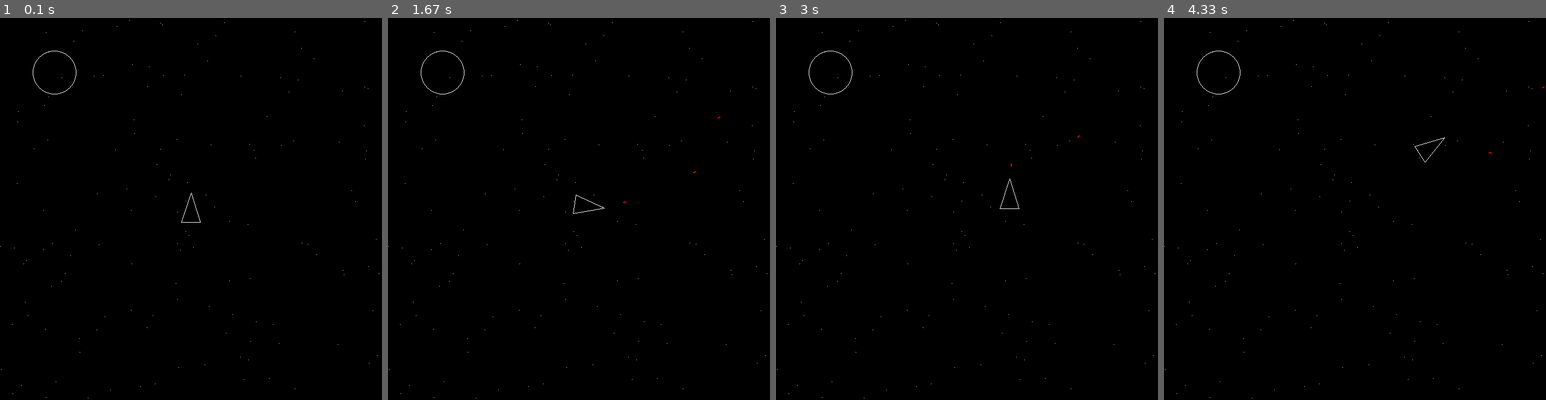
Above: before the commit, frames 1-4 (left to right).
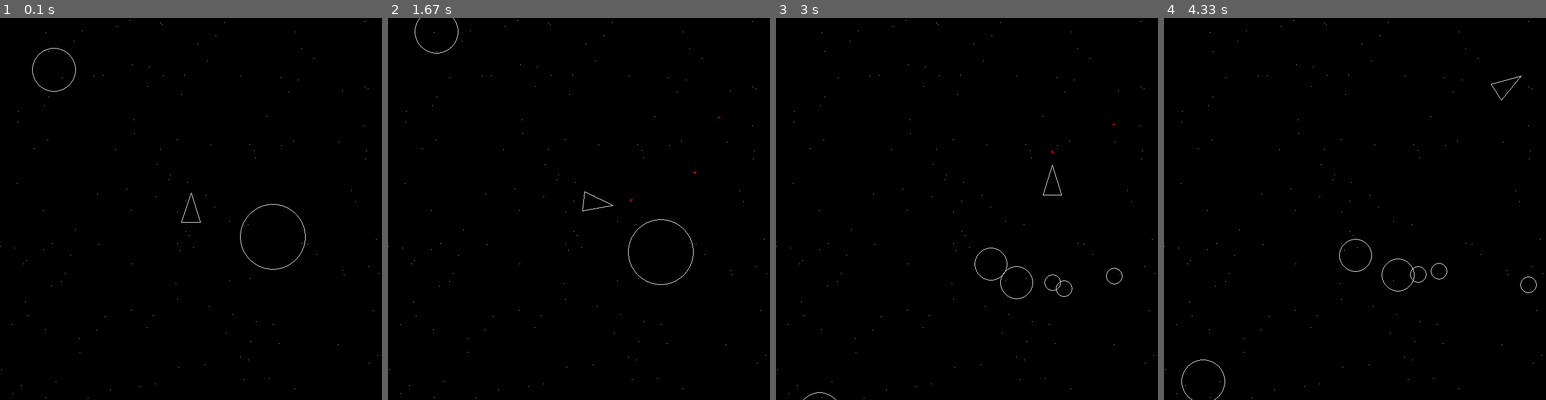
Above: after the commit, the same moments.

Repository: paulmouzas/pygame-playground
Game: pygame game, started from spaceship.py
Two runs of this game, one before a commit and one after it. Both use one fixed random seed, a clock stepped at 60 frames per second and the inputs below. The source is Python 2; it was converted automatically to run under Python 3.
Inputs:
- Up to frame 1 (0.1 s): no input
- Up to frame 2 (1.67 s): tap Space at 0.33, 0.73, 1.03, 1.23, 1.57 s; hold Right 0.67-1.13 s; hold Up 1.17-1.47 s; hold Right from 1.5 s (still down)
- Up to frame 3 (3 s): tap Space at 1.87, 2.07, 2.37, 2.63, 2.93 s; release Right at 1.97 s; hold Left 2-2.53 s; hold Left 2.57-2.97 s
- Up to frame 4 (4.33 s): hold Up 3-3.37 s; tap Space at 3.07, 3.47, 3.77, 4.13 s; hold Right 3.4-4.03 s; hold Left from 4.07 s (still down)

The runs differ from the first frame. In frame 1, 0.2% of the frame differs, in the area x 8-80%, y 7-66%; in frame 2, 0.2%; in frame 3, 0.2%; in frame 4, 0.3%, in the area x 4-100%, y 8-100%.

Commit message:
make asteroids explode upon collision with bullet

Diff:
--- a/spaceship.py
+++ b/spaceship.py
@@ -18,8 +18,7 @@
 def bullet_hit_asteroid(asteroid, bullet):
     # asteroid  => (x, y, r)
     # bullet    => (angle, x, y)
-
-    a_x, a_y, a_r = asteroid
+    a_x, a_y, a_r, _, _ = asteroid
 
     b_a, b_x, b_y = bullet
 
@@ -40,25 +39,37 @@
 
     return (angle, length)
 
-def draw_asteroid(x, y, r):
-    pygame.draw.circle(screen, white, (x, y), r, 1)
-
-def explode_asteroid(x, y, r):
+def draw_asteroid(a):
+    a[0] %= 760
+    a[1] %= 760
+    pygame.draw.circle(screen, white, (int(a[0]), int(a[1])), a[2], 1)
+
+def explode_asteroid(a):
     # this function will take the position and radius of an asteroid and return
     # the points and radii of three smaller asteroids
 
-    diff = r / 2
-    new_r = r / 3
-
-    angle1 = math.pi * 3 / 4
-    angle2 = math.pi / 4
-    angle3 = math.pi * 5 / 4
-
-    x1, y1 = int(math.cos(angle1) * diff + x), int(math.sin(angle1) * diff + y)
-    x2, y2 = int(math.cos(angle2) * diff + x), int(math.sin(angle2) * diff + y)
-    x3, y3 = int(math.cos(angle3) * diff + x), int(math.sin(angle2) * diff + y)
-
-    return (x1, y1, new_r), (x2, y2, new_r), (x3, y3, new_r)
+    x, y, r, angle, speed = a
+
+    # this will be how far away from the center the exploded asteroids will be
+    diff = r * 1.3
+    # make the new size for the asteroids half as big
+    new_r = r / 2
+
+    # set a random angle and speed
+    angle_1 = random.random() * (math.pi * 2)
+    speed_1 = random.random() * .5
+
+    angle_2 = random.random() * (math.pi * 2)
+    speed_2 = random.random() * .5
+
+    angle_3 = random.random() * (math.pi * 2)
+    speed_3 = random.random() * .5
+
+    x1, y1 = int(math.cos(angle_1) * diff + x), int(math.sin(angle_1) * diff + y)
+    x2, y2 = int(math.cos(angle_2) * diff + x), int(math.sin(angle_2) * diff + y)
+    x3, y3 = int(math.cos(angle_3) * diff + x), int(math.sin(angle_3) * diff + y)
+
+    return [x1, y1, new_r, angle_1, speed_1], [x2, y2, new_r, angle_2, speed_2], [x3, y3, new_r, angle_3, speed_3]
 
 
 def draw_spaceship(x, y, angle):
@@ -85,10 +96,13 @@
 thrust = 0
 max_speed = 12
 
-
 asteroids = []
-asteroid = (100, 100, 40)
+
+# asteroid -> (x, y, raidus, angle, speed)
+asteroid = [100, 100, 40, math.pi * 6 / 11, .5]
+asteroid2 = [500, 400, 60, math.pi * 3 / 2, .2]
 asteroids.append(asteroid)
+asteroids.append(asteroid2)
 
 stars = [(random.randint(0, 699), random.randint(0, 699)) for x in range(140)]
 
@@ -107,7 +121,7 @@
             elif event.key == pygame.K_RIGHT:
                 angle_change = -.03
             elif event.key == pygame.K_UP:
-                thrust = .02
+                thrust = .04
             elif event.key == pygame.K_SPACE:
                 bullet_angle = angle
                 # adjust the position of the bullet so that it is comming
@@ -123,7 +137,6 @@
             elif event.key == pygame.K_UP:
                 thrust = 0
 
-
     screen.fill(black)
 
     # draw the bullets
@@ -172,18 +185,42 @@
     # make the spaceship appear on the other side of the it goes beyond the
     # screen
 
+    # make the spaceship appear on the other side if it goes beyond the screen
     x %= 760
     y %= 760
 
     for a in asteroids:
-        # unpack the tuple (x, y, r)
-        a_x, a_y, a_r = a
-        draw_asteroid(a_x, a_y, a_r)
-
+        # asteroid -> [x, y, r, angle, speed]
+
+
+        # update the positions of the asteroids
+        a[0] += math.cos(a[3]) * a[4]
+        a[1] -= math.sin(a[3]) * a[4]
+
+        draw_asteroid(a)
+
+
+    # check for bullets hitting asteroid
+    asteroids_copy = asteroids[:]
+    bullets_copy = bullets[:]
     for b in bullets:
-        if bullet_hit_asteroid(asteroid, b):
-            print 'HIT!'
-
+        for a in asteroids:
+            if bullet_hit_asteroid(a, b):
+                # remove all asteroids smaller than 10
+                if a[2] < 20:
+                    asteroids_copy.remove(a)
+                    continue
+                a1, a2, a3 = explode_asteroid(a)
+
+                asteroids_copy.remove(a)
+                bullets_copy.remove(b)
+
+                asteroids_copy.append(a1)
+                asteroids_copy.append(a2)
+                asteroids_copy.append(a3)
+
+    asteroids = asteroids_copy[:]
+    bullets = bullets_copy[:]
 
     draw_spaceship(x, y, angle)
 
